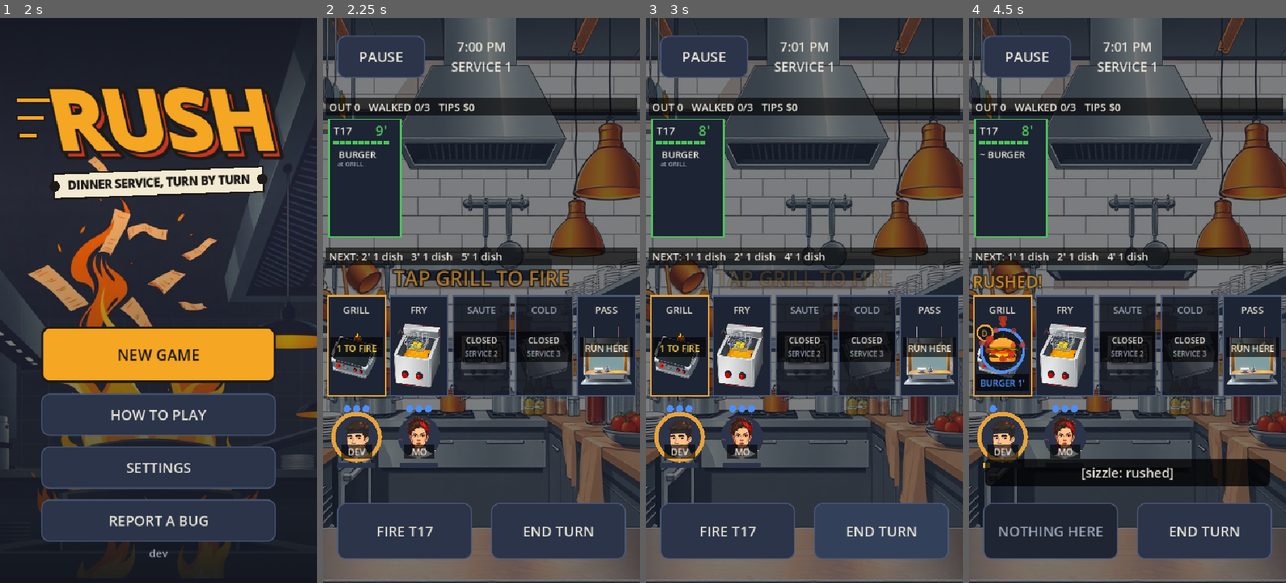
Above: before the commit, frames 1-4 (left to right).
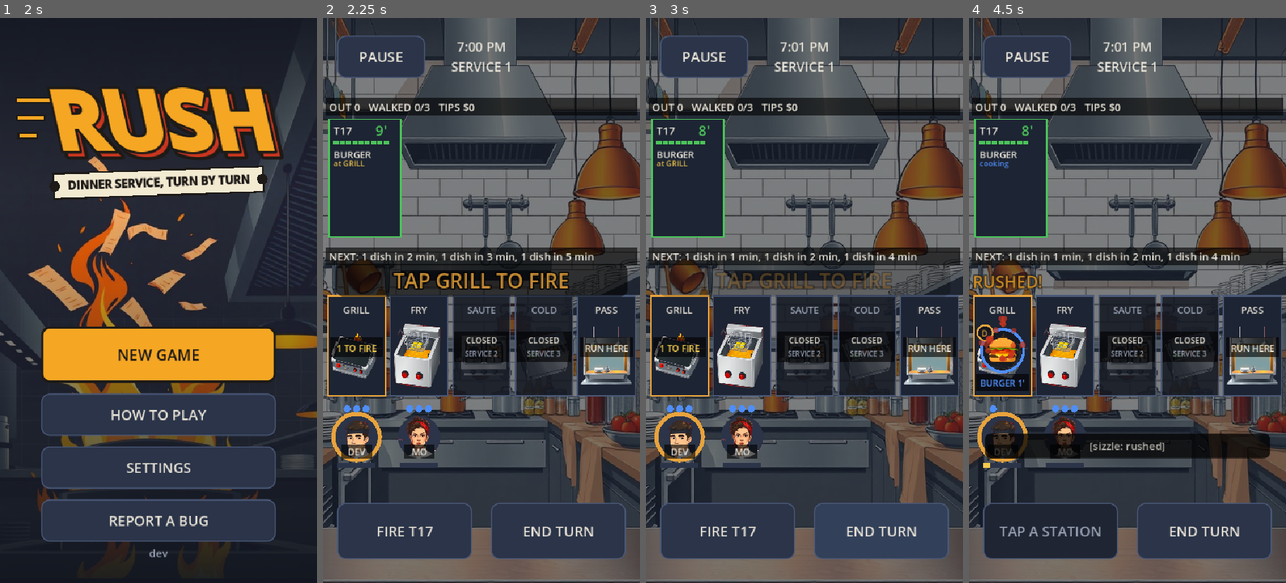
Above: after the commit, the same moments.

Repository: duffpowell-commits/Rush
Game: Godot game, scene res://scenes/boot.tscn
The game is run twice, just before and just after one commit, with the same random seed, the same clock (stepped at 60 frames per second) and the same inputs.
Inputs:
- Up to frame 1 (2 s): click "Skip splash" at 0.5 s; click "SKIP" at 1.25 s
- Up to frame 2 (2.25 s): click "NEW GAME" at 2 s
- Up to frame 3 (3 s): click "END TURN" at 2.75 s
- Up to frame 4 (4.5 s): click "FIRE T17" at 3.5 s; click "RUSH +STRESS" at 4.25 s

Frame 1 is identical in both runs. In frame 2, 5.5% of the frame differs, in the area x 3-96%, y 23-50%; in frame 3, 3.0%; in frame 4, 9.1%, in the area x 3-95%, y 23-92%.

Commit message:
Polish pass from a first-time player review: plain words on tickets and NEXT, +N MORE badge, burn warning on END TURN, readable coach and captions, shop lists owned
Co-Authored-By: Claude Opus 5.5 <noreply@anthropic.com>
Claude-Session: https://claude.ai/code/session_01V3sbxLu4c4oLEvnvp25i9E

Diff:
--- a/scripts/autoplay.gd
+++ b/scripts/autoplay.gd
@@ -350,6 +350,7 @@
 	var bought: bool = game.perks.has("meal") and game.cash == tips1 - 25 and _find("FAMILY MEAL") == null
 	await _click("DONE")
 	await _tray_checks(game, pst)
+	await _polish_checks(game)
 	await _click("NEXT SERVICE")
 	await _frames(5)
 	var sv: Dictionary = get_node("/root/Save").read()
@@ -939,6 +940,55 @@
 ## Trays (Duff, Nov 25): a RUN starts at one plate; the SHOP sells the server tray (2), then the
 ## entree tray (4) in the same row. The shop fits at HUGE text, and a tray RUN sends 2 plates on one
 ## tap of the real button. Cash, perks and the service are put back afterwards.
+## The fresh-player polish pass: plain words on the NEXT bar and tickets, a badge for hidden
+## tickets, END TURN warns before a pan burns, and the shop lists what's owned.
+func _polish_checks(game: Node) -> void:
+	var kk = game.k
+	var keep: Dictionary = kk.to_dict()
+	var perks_was: Array = game.perks.duplicate()
+	var cash_was: int = game.cash
+	game.between = false
+	kk.done = false
+	var covers: Array = get_tree().get_nodes_in_group("sheet").filter(func(n): return n.visible)
+	for n in covers:
+		n.visible = false
+	kk.tickets.clear()
+	for i in 6:   # six on the rail: two hide behind the badge, one of them red
+		kk.tickets.append({"id": 970 + i, "table": 40 + i, "items": [{"dish": "STEAK", "state": "wait"},
+			{"dish": "FRIES", "state": ["cooking", "carried", "served"][i % 3]}], "time": [6, 5, 4, 3, 7, 1][i], "big": false})
+	kk.pans[0] = {"tid": 970, "dish": "STEAK", "left": 0, "sat": kk.burn_after, "rushed": false, "by": 0}
+	kk.incoming = [{"arrive": kk.turn + 2, "ticket": {"items": [{"dish": "STEAK"}], "big": false}},
+		{"arrive": kk.turn + 3, "ticket": {"items": [{"dish": "STEAK"}, {"dish": "FRIES"}], "big": false}},
+		{"arrive": kk.turn + 5, "ticket": {"items": [], "big": true}}]
+	game._refresh_hud()
+	game.field.queue_redraw()
+	await _frames(3)
+	var warn: String = game.end_btn.text
+	var nx: String = game.next_line(ThemeDB.fallback_font, 2000.0)
+	await _shot("polish_board")
+	kk.from_dict(JSON.parse_string(JSON.stringify(keep)))
+	game._refresh_hud()
+	var calm: String = game.end_btn.text
+	for n in covers:
+		n.visible = true
+	game.perks = perks_was.filter(func(p): return not String(p).begins_with("tray")) + ["tray"]
+	game.open_shop()
+	await _frames(4)
+	var owned: Label = get_tree().root.find_child("Owned", true, false)
+	var owned_txt: String = owned.text if owned != null else "-"   # read now: DONE frees the sheet
+	var owned_ok: bool = owned_txt.contains("SERVER TRAY")
+	await _shot("polish_shop")
+	await _click("DONE")
+	game.perks = perks_was
+	game.cash = cash_was
+	game.between = true
+	game._refresh_hud()
+	await _frames(2)
+	_check(warn == "END TURN\nGRILL BURNS" and calm == "END TURN" and nx.begins_with("NEXT: ") and nx.contains("1 dish in 2 min") and nx.contains("2 dishes in 3 min")
+		and owned_ok,
+		"POLISH PASS (END TURN warns '%s', NEXT bar '%s', shop says '%s')" % [warn.replace("\n", " / "), nx, owned_txt])
+
+
 func _tray_checks(game: Node, pst: Node) -> void:
 	var cash_was: int = game.cash
 	var perks_was: Array = game.perks.duplicate()
--- a/scripts/coach.gd
+++ b/scripts/coach.gd
@@ -31,7 +31,6 @@
 	c.done_when = check
 	c.name = "Coach_" + hint_id
 	c.horizontal_alignment = HORIZONTAL_ALIGNMENT_CENTER
-	c.anchor_right = 1.0
 	c.anchor_top = 0.42
 	c.anchor_bottom = 0.42
 	c.mouse_filter = Control.MOUSE_FILTER_IGNORE
@@ -39,12 +38,20 @@
 	c.add_theme_color_override("font_color", Color("e8a33d"))
 	c.add_theme_color_override("font_outline_color", Color(0, 0, 0))
 	c.add_theme_constant_override("outline_size", 10)
+	var sb := StyleBoxFlat.new()   # a dark band behind it: readable on busy art, not just outlined
+	sb.bg_color = Color(0, 0, 0, 0.72)
+	sb.set_corner_radius_all(12)
+	sb.content_margin_top = 4
+	sb.content_margin_bottom = 4
+	c.add_theme_stylebox_override("normal", sb)
+	c.anchor_left = 0.04
+	c.anchor_right = 0.96
 	parent.add_child(c)
 	return c
 
 
 func _process(_dt: float) -> void:
-	modulate.a = 0.65 + 0.35 * sin(Time.get_ticks_msec() * 0.006)
+	modulate.a = 0.85 + 0.15 * sin(Time.get_ticks_msec() * 0.006)   # a gentle pulse: the band stays readable
 	if not learned and done_when.is_valid() and done_when.call():
 		learned = true
 		var cfg := ConfigFile.new()
--- a/scripts/game.gd
+++ b/scripts/game.gd
@@ -172,6 +172,7 @@
 	note.offset_bottom = -40 - 96 - 8
 	note.mouse_filter = Control.MOUSE_FILTER_IGNORE
 	add_child(note)
+	get_node("/root/Subs").lift = 40 + 96 + 70 + 6   # sound captions sit above the status line, never on it
 	for sh in get_tree().get_nodes_in_group("sheet"):   # open sheets stay on top of the rebuilt HUD
 		if sh.get_parent() == self:
 			move_child(sh, -1)
@@ -207,7 +208,13 @@
 	if pick_tid == 0 or (pick_ix >= 0 and k.ticket(pick_tid).items[pick_ix].state != "wait"):
 		pick_ix = -1   # the picked dish went on: the table stays picked
 	var a := k.action_here(sel)
-	act_btn.text = a if a != "" else "NOTHING HERE"
+	end_btn.text = "END TURN"
+	for i in k.pans.size():   # warn on the button that does it: ending the turn now burns this pan
+		var p: Dictionary = k.pans[i]
+		if not p.is_empty() and p.left <= 0 and p.sat >= k.burn_after:
+			end_btn.text = "END TURN\n%s BURNS" % Kitchen.STATIONS[i]
+			break
+	act_btn.text = a if a != "" else "TAP A STATION"   # nothing to do here: say how to move
 	if a == "FIRE":   # say which table it cooks for, picked or not
 		var fp := k.fire_pick(sel, pick_tid, pick_ix)
 		act_btn.text = "FIRE T%d" % fp.t.table
@@ -528,6 +535,15 @@
 	var box := UI.sheet(self, 500)
 	box.add_child(UI.label("KITCHEN SHOP", 30, UI.ACCENT))
 	box.add_child(UI.label("Bank: $%d. Upgrades last all night." % cash, 20, UI.DIM))
+	var owned: Array[String] = []
+	for id in Upgrades.ORDER:
+		if perks.has(id):
+			owned.append(String(Upgrades.ALL[id].name))
+	if not owned.is_empty():   # bought rows can leave the list (a tray upgrades in place): say what's yours
+		var ol := UI.label("OWNED: " + ", ".join(owned), 18, UI.key("good"))
+		ol.name = "Owned"
+		ol.autowrap_mode = TextServer.AUTOWRAP_WORD_SMART
+		box.add_child(ol)
 	for id in Upgrades.shown(perks):
 		var u: Dictionary = Upgrades.ALL[id]
 		var b: Button
@@ -908,6 +924,23 @@
 	f.draw_texture_rect_region(tex, box, src)
 
 
+## The NEXT bar in plain words ("NEXT: 2 dishes in 3 min"), as many as fit the width.
+func next_line(font: Font, width: float) -> String:
+	var pv: Array = k.preview(3)
+	if pv.is_empty():
+		return "NEXT: no more tickets"
+	var parts: Array[String] = []
+	for v in pv:
+		var n: int = v.ticket.items.size()
+		var what := "BIG table" if v.ticket.big else ("1 dish" if n == 1 else "%d dishes" % n)
+		parts.append("%s in %d min" % [what, v["in"]])
+	for cnt in range(parts.size(), 0, -1):
+		var line := "NEXT: " + ", ".join(parts.slice(0, cnt))
+		if cnt == 1 or font.get_string_size(line, HORIZONTAL_ALIGNMENT_LEFT, -1, UI.font_size(18)).x <= width:
+			return line
+	return ""
+
+
 ## A dark plate behind text that sits on art.
 ## The long label if it fits the width at this text size, else the short one.
 func _fit(font: Font, long: String, short: String, width: float, size: int) -> String:
@@ -965,25 +998,31 @@
 			if t.id == pick_tid and n == pick_ix:   # the tapped dish: an accent bar and a pointer, not colour alone
 				f.draw_rect(Rect2(r.position.x + 3, iy - 20, r.size.x - 6, DISH_ROW - 2), Color(UI.ACCENT, 0.25))
 				f.draw_rect(Rect2(r.position.x + 3, iy - 20, 4, DISH_ROW - 2), UI.ACCENT)
-			var mark: String = {"wait": "  ", "cooking": "~ ", "carried": "> ", "served": "V "}[it.state]
 			var col: Color = UI.DIM if it.state == "served" else ink
-			f.draw_string(font, Vector2(r.position.x + 8, iy), mark + it.dish, HORIZONTAL_ALIGNMENT_LEFT, r.size.x - 12, UI.font_size(16), col)
-			if it.state == "wait":   # where it cooks, on its own small line: routing is on the ticket
-				f.draw_string(font, Vector2(r.position.x + 8, iy + 14), "  at " + Kitchen.station_of(it.dish),
-					HORIZONTAL_ALIGNMENT_LEFT, r.size.x - 12, UI.font_size(11), UI.DIM)
+			f.draw_string(font, Vector2(r.position.x + 8, iy), it.dish, HORIZONTAL_ALIGNMENT_LEFT, r.size.x - 12, UI.font_size(16), col)
+			if it.state == "served":   # struck through: done, in shape as well as colour
+				var dw := minf(font.get_string_size(it.dish, HORIZONTAL_ALIGNMENT_LEFT, -1, UI.font_size(16)).x, r.size.x - 12)
+				f.draw_line(Vector2(r.position.x + 8, iy - 6), Vector2(r.position.x + 8 + dw, iy - 6), UI.DIM, 2.0)
+			# Its state in words on a small line under it (no symbol to learn): where it cooks while it waits.
+			var sub: String = {"wait": "at " + Kitchen.station_of(it.dish), "cooking": "cooking", "carried": "on the pass", "served": "served"}[it.state]
+			var sc: Color = UI.key("warn") if it.state == "wait" else (UI.key("info") if it.state != "served" else UI.DIM)
+			f.draw_string(font, Vector2(r.position.x + 8, iy + 14), sub,
+				HORIZONTAL_ALIGNMENT_LEFT, r.size.x - 12, UI.font_size(13), sc)
 			iy += DISH_ROW
 	_plate(f, Rect2(pad - 6, y0 + 218, f.size.x - 2 * pad + 12, 30))
-	if shown.size() > 4:
-		f.draw_string(font, Vector2(f.size.x - 70, y0 + 222), "+%d" % (shown.size() - 4), HORIZONTAL_ALIGNMENT_LEFT, -1, UI.font_size(20), UI.key("warn"))
+	var more_w := 0.0
+	if shown.size() > 4:   # tickets past the fourth card: a badge on the NEXT bar, red when one of them is red
+		var hid: Array = shown.slice(4)
+		var hot := hid.any(func(t): return t.time <= 2)
+		var mt := "+%d MORE" % hid.size()
+		more_w = font.get_string_size(mt, HORIZONTAL_ALIGNMENT_LEFT, -1, UI.font_size(16)).x + 16
+		var mr := Rect2(f.size.x - pad - more_w, y0 + 220, more_w, 26)
+		f.draw_rect(mr, UI.key("bad") if hot else UI.key("warn"))
+		f.draw_string(font, mr.position + Vector2(0, 19), mt, HORIZONTAL_ALIGNMENT_CENTER, more_w, UI.font_size(16), UI.BG)
 	_plate(f, Rect2(pad - 6, y0 - 36, f.size.x - 2 * pad + 12, 30))   # busy kitchen wall behind: text sits on plates
 	f.draw_string(font, Vector2(pad, y0 - 14), "OUT %d   WALKED %d/%d   TIPS $%d" % [score, k.walked, lives_max, k.tips],
 		HORIZONTAL_ALIGNMENT_LEFT, f.size.x - 20, UI.font_size(18), UI.key("bad") if k.walked >= lives_max - 1 else ink)
-	var nx := "NEXT: "
-	for pv in k.preview(3):
-		nx += "%d' %s   " % [pv["in"], ("BIG" if pv.ticket.big else "%d dish" % pv.ticket.items.size())]
-	if k.preview(1).is_empty():
-		nx += "last tickets"
-	f.draw_string(font, Vector2(pad, y0 + 240), nx, HORIZONTAL_ALIGNMENT_LEFT, f.size.x - 20, UI.font_size(18), ink)
+	f.draw_string(font, Vector2(pad, y0 + 240), next_line(font, f.size.x - 20 - more_w), HORIZONTAL_ALIGNMENT_LEFT, f.size.x - 20 - more_w, UI.font_size(18), ink)
 	# --- the line
 	for i in Kitchen.STATIONS.size():
 		var r := station_rect(i)
@@ -1020,9 +1059,9 @@
 				f.draw_arc(bc, 13.0, 0.0, TAU, 24, UI.ACCENT if by == sel else ink, 3.0 if by == sel else 1.5)
 				f.draw_string(font, bc + Vector2(-13, 6), String(k.crew[by].name).left(1), HORIZONTAL_ALIGNMENT_CENTER, 26,
 					UI.font_size(14), UI.ACCENT if by == sel else ink)
-			# State in words, not colour alone: 2' cooking, UP! ready, BURN! about to burn.
+			# State in words, not colour alone: 2' cooking, UP! ready, PLATE NOW: burns at the next END TURN.
 			_plate(f, Rect2(r.position.x + 4, r.end.y - 38, r.size.x - 8, 30))
-			var st := ("BURN!" if burning else "UP!") if up else "%d'" % p.left
+			var st := ("PLATE NOW" if burning else "UP!") if up else "%d'" % p.left
 			var lbl := "%s %s" % [p.dish, st]
 			if font.get_string_size(lbl, HORIZONTAL_ALIGNMENT_LEFT, -1, UI.font_size(15)).x > r.size.x - 14:
 				lbl = st   # big text sizes: the state wins, the dish art still says which dish
@@ -1162,3 +1201,9 @@
 		resume()
 	else:
 		pause()
+
+
+func _exit_tree() -> void:
+	var subs := get_node_or_null("/root/Subs")
+	if subs != null:
+		subs.lift = 0.0   # other screens keep the default caption spot
--- a/scripts/subs.gd
+++ b/scripts/subs.gd
@@ -10,6 +10,9 @@
 var _label: Label
 var _bg: PanelContainer
 var _left := 0.0
+## A gameplay screen can lift captions off its own bottom HUD: pixels from the bottom edge to the
+## caption's bottom (0 = the default spot). Sheets still move them to the top.
+var lift := 0.0
 
 
 func _ready() -> void:
@@ -62,10 +65,20 @@
 
 func _process(dt: float) -> void:
 	# A modal sheet (pause, grade, game over) has its buttons where captions sit: move them to the top.
-	var y := 0.015 if get_tree().get_first_node_in_group("sheet") != null else 0.78
-	if _bg.anchor_top != y:
+	var sheet := get_tree().get_first_node_in_group("sheet") != null
+	if lift > 0.0 and not sheet:   # sits with its bottom edge lift px above the screen's bottom
+		_bg.anchor_top = 1.0
+		_bg.anchor_bottom = 1.0
+		_bg.grow_vertical = Control.GROW_DIRECTION_BEGIN
+		_bg.offset_top = -lift
+		_bg.offset_bottom = -lift
+	else:
+		var y := 0.015 if sheet else 0.78
 		_bg.anchor_top = y
 		_bg.anchor_bottom = y
+		_bg.grow_vertical = Control.GROW_DIRECTION_END
+		_bg.offset_top = 0.0
+		_bg.offset_bottom = 0.0
 	if _left > 0.0:
 		_left -= dt
 		if _left <= 0.0:
@@ -73,7 +86,8 @@
 	if _left <= 0.0 and _queue.size() > 0:
 		var line: String = _queue.pop_front()
 		_label.text = line
-		_label.add_theme_font_size_override("font_size", UI.font_size(22))
-		_label.add_theme_color_override("font_color", UI.ink())
+		var sound := line.begins_with("[")   # a sound, not speech: smaller and softer, so it reads as a caption
+		_label.add_theme_font_size_override("font_size", UI.font_size(18 if sound else 22))
+		_label.add_theme_color_override("font_color", Color(UI.ink(), 0.75) if sound else UI.ink())
 		_bg.visible = true
 		_left = 1.2 + 0.3 * line.split(" ").size()
Binary file added: docs/renders/flow_polish_board.png
Binary file added: docs/renders/flow_polish_shop.png
Not shown, changed: CLAUDE.md
